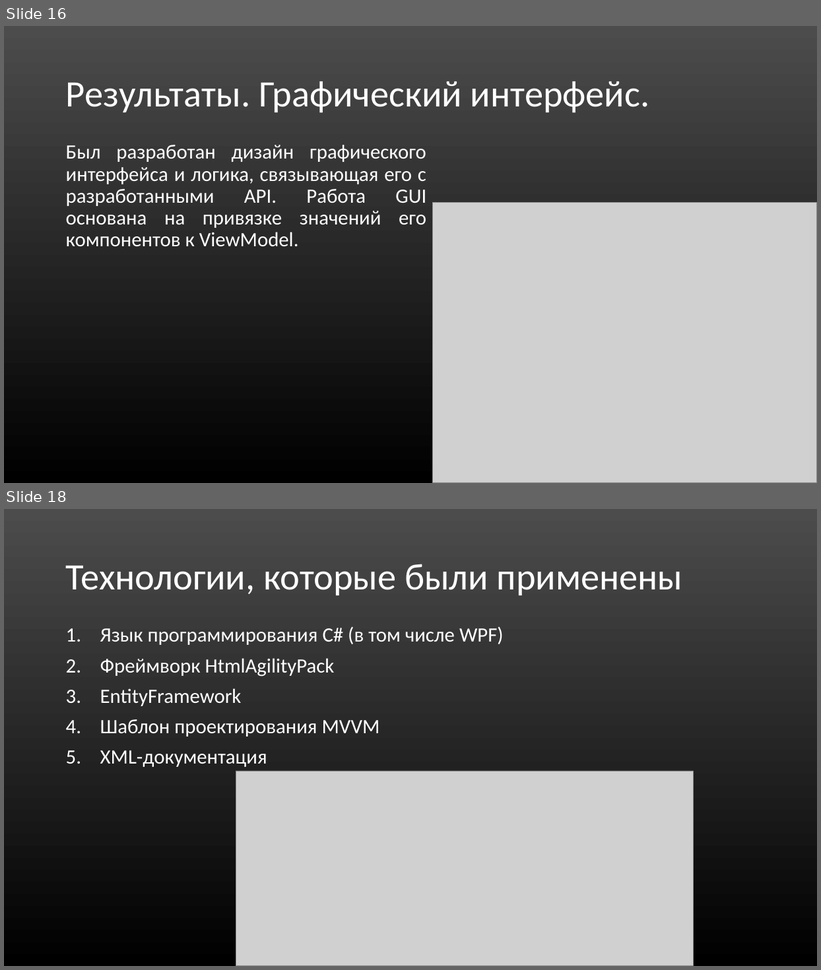
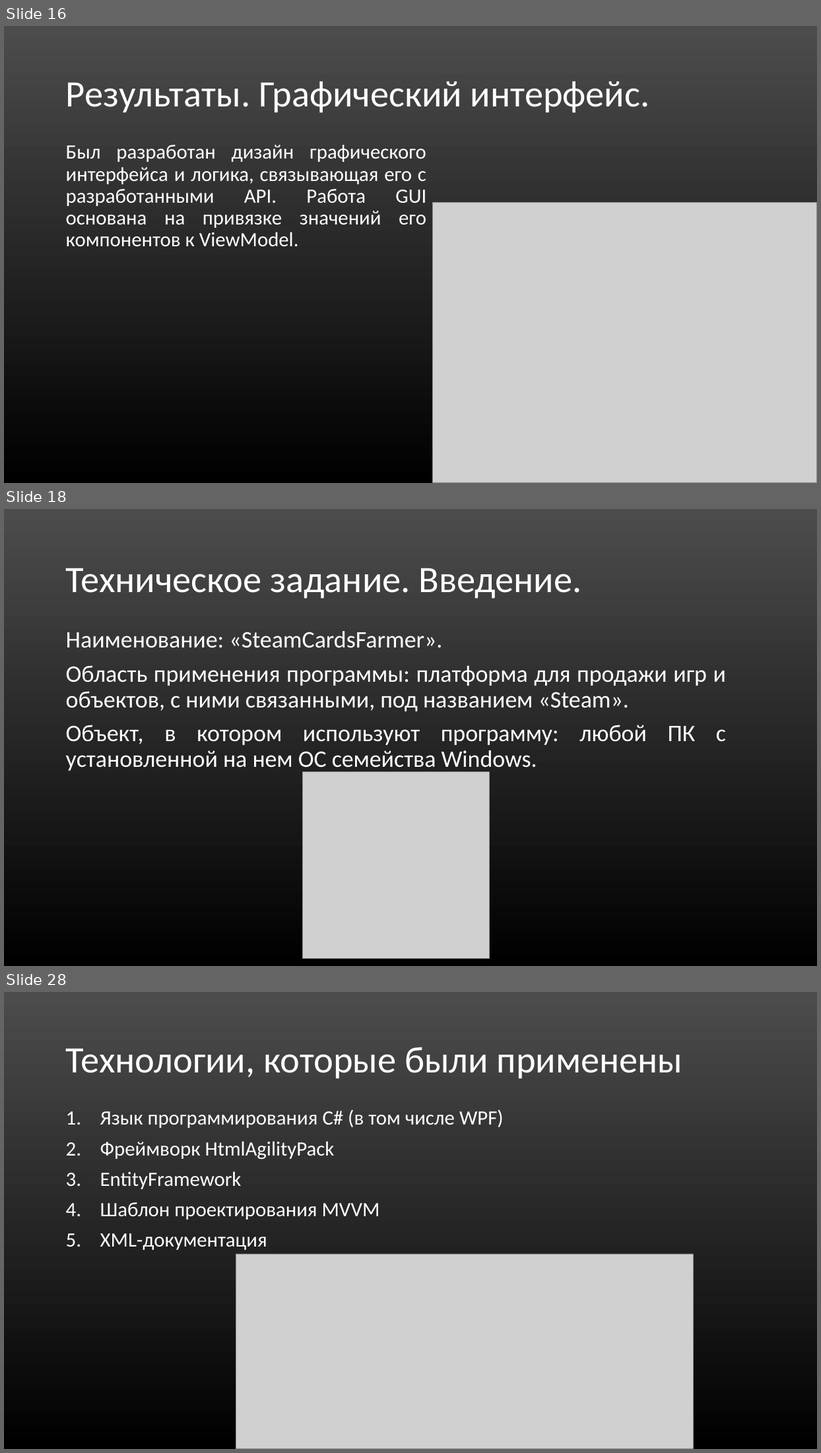
Before and after one commit to Mr-Dm1try/SteamCardsFarmer, a slide deck: Презентация_Помойки.ppt. Shown one above the other, each under a label of ours: slides 16 and 18 before the commit, slides 16, 18 and 28 after it; the slides between them are not shown. The pictures are 821x970 and 821x1453 pixels, drawn with LibreOffice and Linux fonts; fonts in the diff are those of the drawing; grey boxes stand for pictures. Boxes give left, top, right and bottom in pixels: in the first picture for what was removed or moved away, otherwise in the second. Text is boxed around its words. In the diff, an @@ line names an element or a change of style, - is before the commit and + after.

```diff
--- a/Презентация_Помойки.ppt
+++ b/Презентация_Помойки.ppt
@@ slide 18 added at <box>4,509,817,966</box>, background gradient #4C4C4C to #000000 @@
@@ title added at <box>66,568,582,599</box>, 44 pt, text #FFFFFF @@
+Техническое задание. Введение.
@@ text added at <box>66,631,726,773</box>, 28 pt, text #FFFFFF @@
+Наименование: «SteamCardsFarmer».
+Область применения программы: платформа для продажи игр и объектов, с ними связанными, под названием «Steam».
+Объект, в котором используют программу: любой ПК с установленной на нем ОС семейства Windows.
@@ picture added at <box>302,772,489,959</box> @@
@@ what was slide 18 is now slide 28 @@
```
Also in this commit, not shown: 1 slide changed, 9 other slides added, 2 other files.
